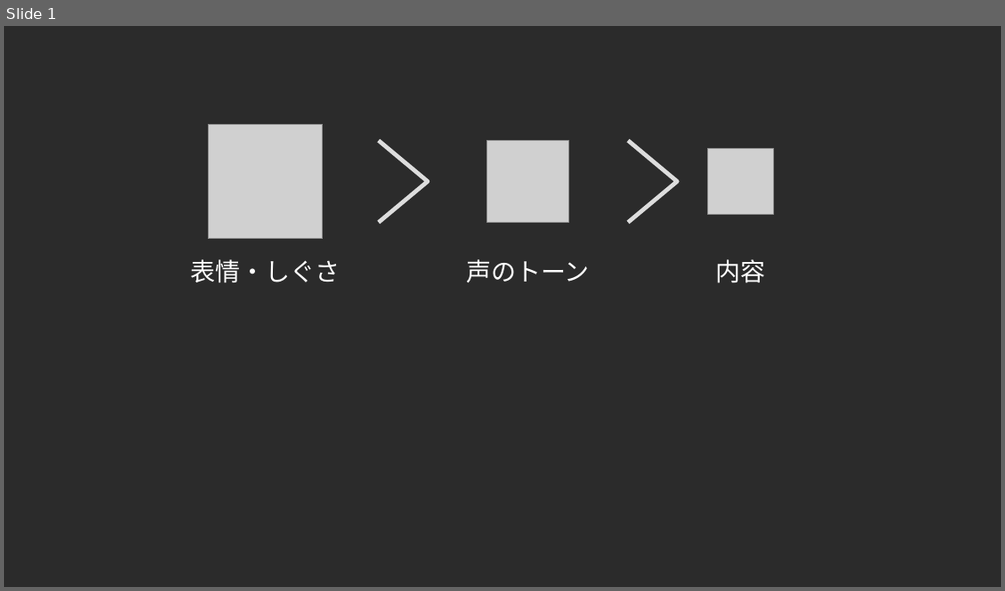
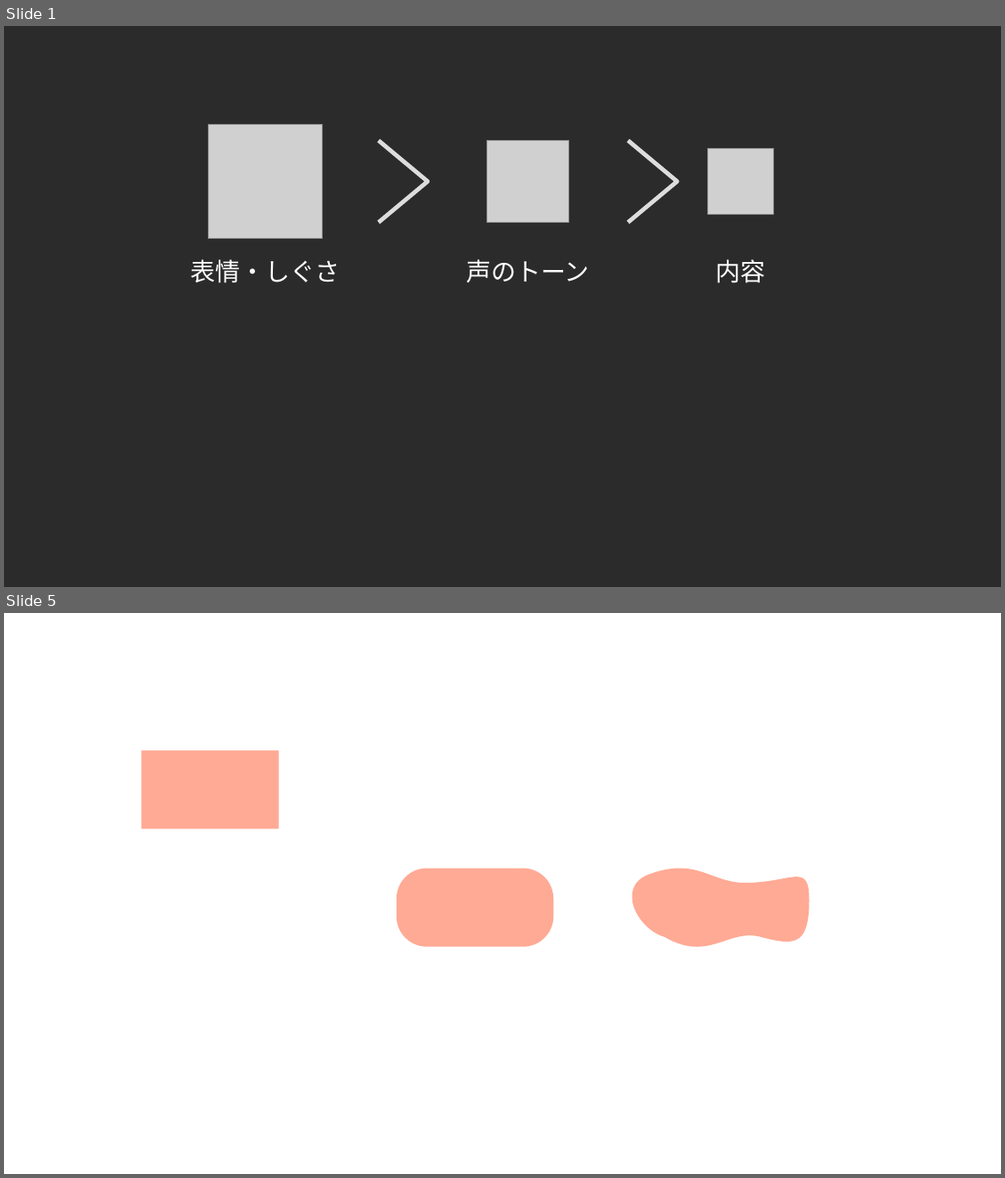
Before and after one commit to shinichi-kato/muno-site-scratch, a slide deck: static/insight.odp. Shown one above the other, each under a label of ours: slide 1 before the commit, slides 1 and 5 after it; the slides between them are not shown. The pictures are 1005x591 and 1005x1178 pixels, drawn with LibreOffice and Linux fonts; fonts in the diff are those of the drawing; grey boxes stand for pictures; background and template pictures are left out; a plain dark background stands for a picture behind light text. Boxes give left, top, right and bottom in pixels: in the first picture for what was removed or moved away, otherwise in the second. Text is boxed around its words. In the diff, an @@ line names an element or a change of style, - is before the commit and + after.

```diff
--- a/static/insight.odp
+++ b/static/insight.odp
@@ slide 5 added at (4, 613, 1001, 1174), background picture (left out) @@
@@ rectangle added at (142, 751, 279, 829), fill #FFAA95 @@
@@ rounded rectangle added at (396, 868, 553, 947), fill #FFAA95 @@
@@ freeform shape added at (632, 868, 809, 947), fill #FFAA95 @@
```
Also in this commit, not shown: 3 other slides added, 2 slides removed, 5 other files.
